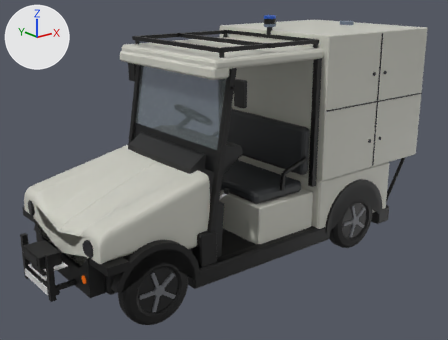
Before and after pictures for a commit that changed the COLLADA model golfcart_vehicle_description/mesh/golfcart.dae.
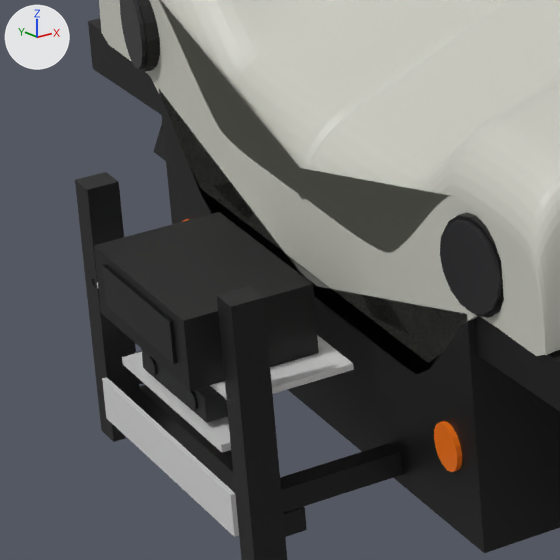
The first picture shows the older version from a camera (50 mm lens) standing at (-3.08, -3.95, 2.34) and looking at (0.04, -0.05, 0.78). The close-ups show the older and then the newer version on the part from 2% to 23% of the width and 60% to 88% of the height of that picture. Only the edits that show in the close-ups are written down. Lighting does not change. The marker at upper left points along +X, +Y and +Z. Vertices at exactly the same position are counted once.

Script lines for the objects in view, before the commit:
```python
me_amber = bpy.data.meshes.new('amber')
me_amber.from_pydata(...)  # a 16-sided cylinder along x spanning x -1.442..-1.434, y -0.4..-0.34, z 0.33..0.39; a 16-sided cylinder along x spanning x -1.442..-1.434, y 0.34..0.4, z 0.33..0.39
me_amber.materials.append(mat_amber)  # orange #f27305
me_black_plastic = bpy.data.meshes.new('black_plastic')
me_black_plastic.from_pydata(...)  # 820 vertices, 1520 faces; spans x -1.66..1.8, y -0.77..0.77, z 0.1..1.74
me_black_plastic.materials.append(mat_black_plastic)  # black #060606
me_lens = bpy.data.meshes.new('lens')
me_lens.from_pydata(...)  # 164 vertices, 300 faces; spans x -1.66..1.54, y -0.55..0.48, z 0.29..2.0
me_lens.materials.append(mat_lens)  # black #030304
ob_amber = bpy.data.objects.new('amber', me_amber)
ob_amber.location = (0.0, 0.0, 0.0)
ob_black_plastic = bpy.data.objects.new('black_plastic', me_black_plastic)
ob_black_plastic.location = (0.0, 0.0, 0.0)
ob_lens = bpy.data.objects.new('lens', me_lens)
ob_lens.location = (0.0, 0.0, 0.0)
# also in view: 'dark_plastic' at (0.11, 0.0, 1.08); 'white_body' at (0.21, 0.0, 1.08); 'alu_black' at (-0.52, 0.0, 1.06); 'white_plate' at (-0.97, 0.0, 0.53); 'lamp' at (-1.44, 0.0, 0.63)
```
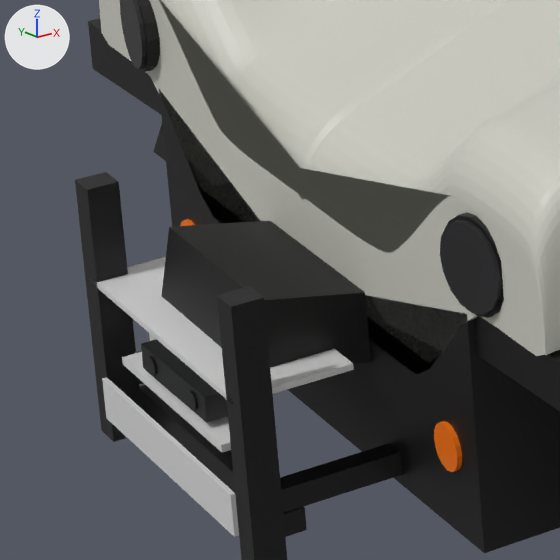
What differs and where, as boxes [x1, y1, x2, y2] in the close-ups (560 x 560 px; the box of a moved part takes in the faces that stretch with it):
'lens', reshaped
    before: [102, 264, 198, 410]
    after: [147, 356, 198, 410]
part 1 of me_black_plastic, moved or reshaped
    before: [94, 212, 319, 391]
    after: [162, 221, 371, 367]
part 2 of me_lens, deleted (black)
    before: [102, 264, 177, 364]

The edits, one by one:
me_black_plastic is used by ob_black_plastic; location (0.0, 0.0, 0.0).
me_black_plastic had 820 vertices, 1520 faces and spanned x -1.66..1.8, y -0.77..0.77, z 0.1..1.74.
me_black_plastic now has 820 vertices, 1520 faces and spans x -1.59..1.8, y -0.77..0.77, z 0.1..1.74.
me_black_plastic part 1: the loose piece of 8 vertices spanning x -1.66..-1.5, y -0.16..0.11, z 0.42..0.51 is turned 11.7 degrees about the y axis through its middle, then moved by (0.08, 0.0, -0.02).
me_lens is used by ob_lens; location (0.0, 0.0, 0.0).
me_lens had 164 vertices, 300 faces and spanned x -1.66..1.54, y -0.55..0.48, z 0.29..2.0.
me_lens now has 108 vertices, 196 faces and spans x -1.63..1.54, y -0.55..0.48, z 0.29..0.82.
me_lens part 2: the loose piece of 8 vertices spanning x -1.66, y -0.13..0.07, z 0.44..0.5 is deleted.
Other edits to the shape of me_lens do not show in these pictures.
